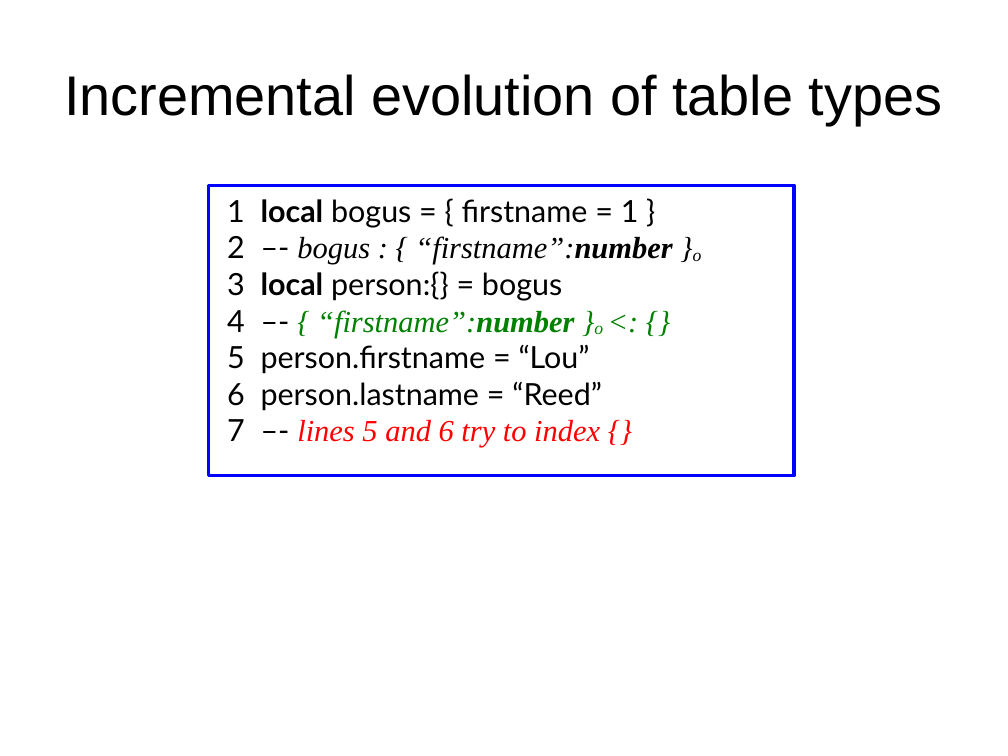
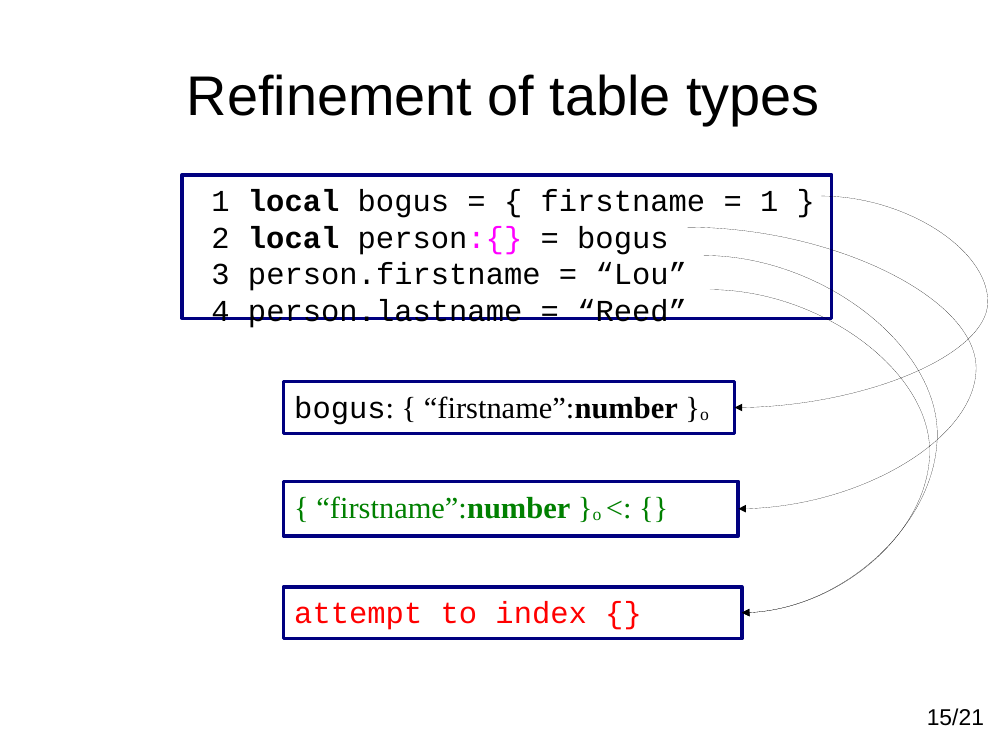
Before and after one commit to andremm/typedlua, a slide deck: slide 15 of doc/slides/dyla2014.odp (slide 24 before the commit). Drawn at 1008x756 pixels with LibreOffice and Linux fonts; fonts in the diff are those of the drawing. Boxes give left, top, right and bottom in pixels: in the first picture for what was removed or moved away, otherwise in the second. Text is boxed around its words. In the diff, an @@ line names an element or a change of style, - is before the commit and + after.

```diff
--- a/doc/slides/dyla2014.odp
+++ b/doc/slides/dyla2014.odp
@@ title at [187, 74, 819, 125]: text changed @@
-Incremental evolution of table types
+Refinement of table types
@@ rectangle "1 local bogus = { ...": place and size @@
-rectangle "1 local bogus = { ..." at [209, 186, 794, 476]
+rectangle "1 local bogus = { ..." at [182, 175, 831, 318]
@@ rectangle "1 local bogus = { ..." at [182, 175, 831, 318]: outline #0000FF 2.89 pt to #000080 2.89 pt @@
@@ text in rectangle at [211, 189, 778, 218]: font Lato to Courier New in "1 local bogus = { firstname = ..." @@
@@ curved arrow added from (821, 196) to (735, 408), #000000 0 pt @@
@@ text in rectangle at [211, 226, 687, 328]: text changed; font Lato to Courier New @@
-2 –- bogus : { “firstname”:number }o
-3 local person:{} = bogus
-4 –- { “firstname”:number }o <: {}
-5 person.firstname = “Lou”
-6 person.lastname = “Reed”
-7 –- lines 5 and 6 try to index {}
+2 local person:{} = bogus
+3 person.firstname = “Lou”
+4 person.lastname = “Reed”
@@ curved arrow added from (688, 228) to (739, 509), #000000 0 pt @@
@@ curved arrow added from (704, 255) to (742, 613), #000000 0 pt @@
@@ curved arrow added from (710, 290) to (742, 613), #000000 0 pt @@
@@ rectangle added at [284, 381, 735, 434], outline #000080 2.89 pt, 24 pt, text #000000 @@
+bogus: { “firstname”:number }o
@@ rectangle added at [284, 482, 738, 536], outline #000080 2.89 pt, 24 pt, text #008000 @@
+{ “firstname”:number }o <: {}
@@ rectangle added at [284, 587, 742, 638], outline #000080 2.89 pt, 24 pt, text #FF0000 @@
+attempt to index {}
@@ text added at [927, 708, 984, 726], 18 pt, text #000000 @@
+15/21
```
Also in this commit, not shown: 31 other slides changed, 3 slides added, 5 slides removed.
